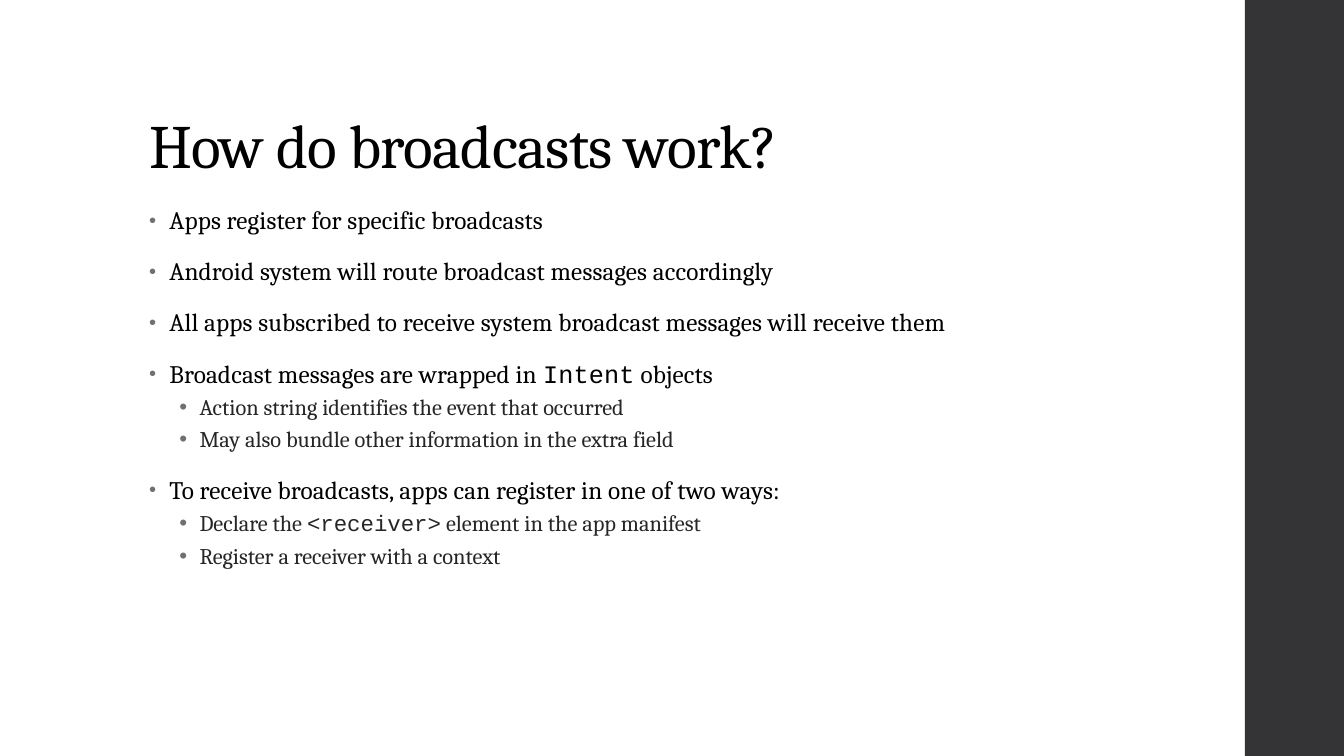
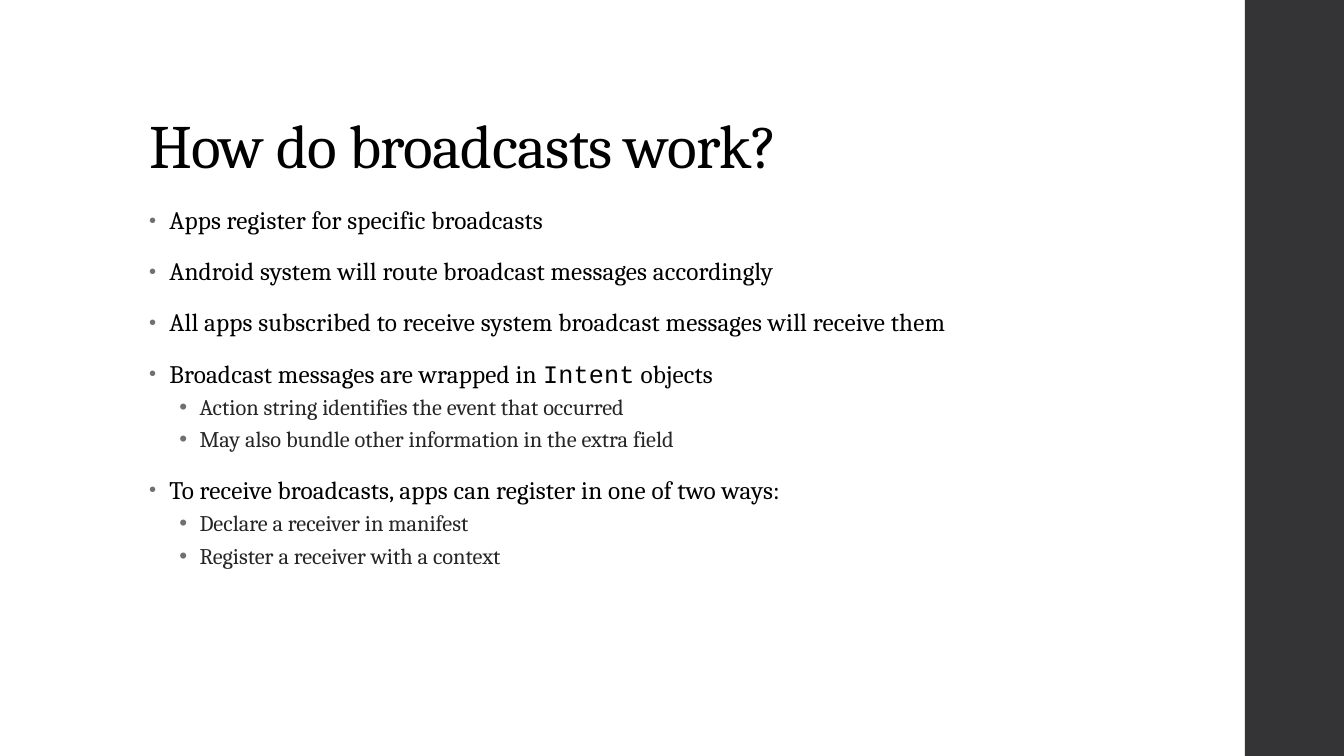
Before and after one commit to dan7800/VulnerableAndroidAppOracle, a slide deck: slide 3 of Vulnerabilities/Broadcast/BroadcastPresentation.pptx. Drawn at 1344x756 pixels with LibreOffice and Linux fonts; fonts in the diff are those of the drawing. Boxes give left, top, right and bottom in pixels: in the first picture for what was removed or moved away, otherwise in the second. Text is boxed around its words. In the diff, an @@ line names an element or a change of style, - is before the commit and + after.

```diff
--- a/Vulnerabilities/Broadcast/BroadcastPresentation.pptx
+++ b/Vulnerabilities/Broadcast/BroadcastPresentation.pptx
@@ text at (200, 515, 468, 532): text changed @@
-  • Declare the <receiver> element in the app manifest
+  • Declare a receiver in manifest
```
Also in this commit, not shown: 1 other slide changed.
